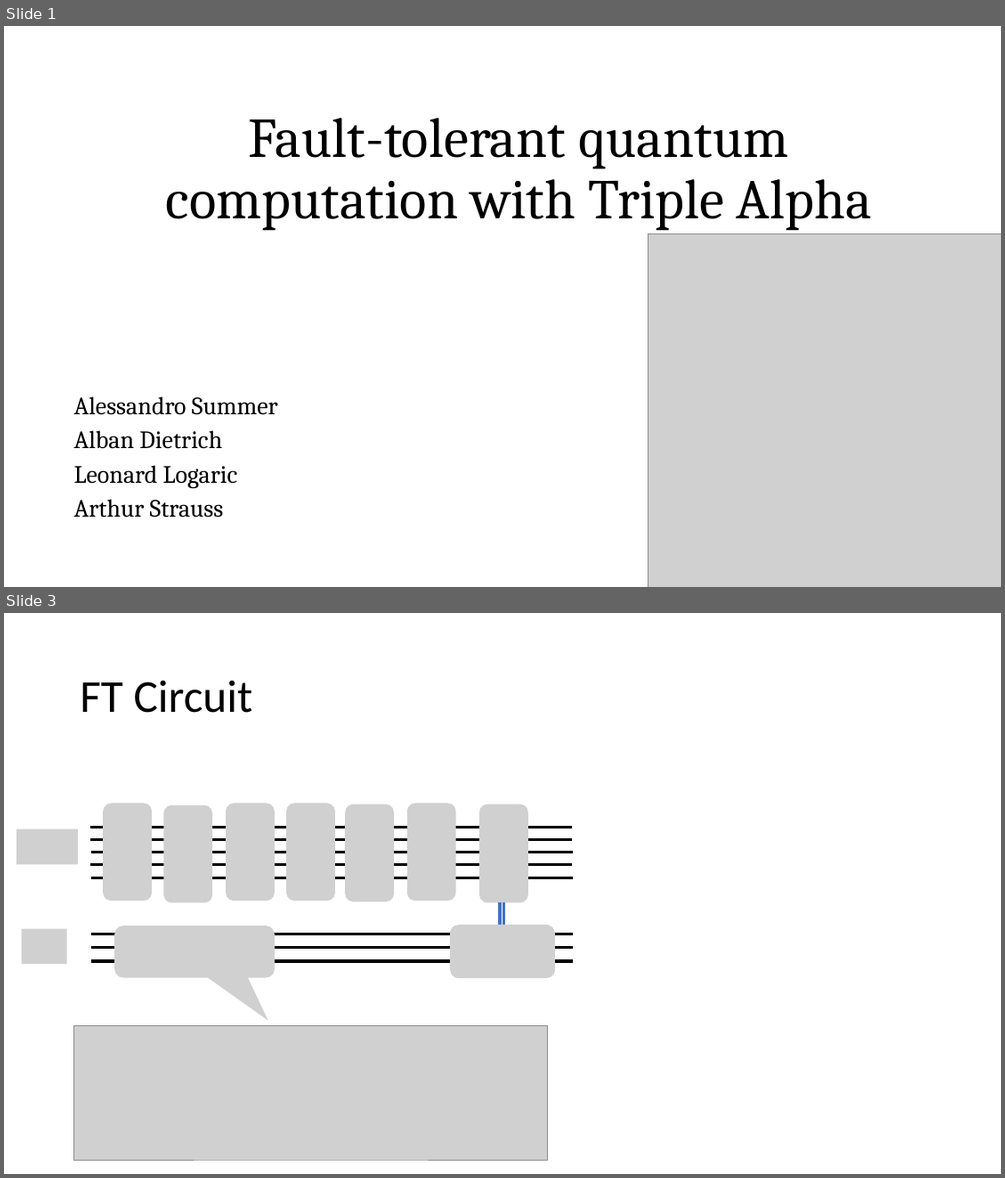
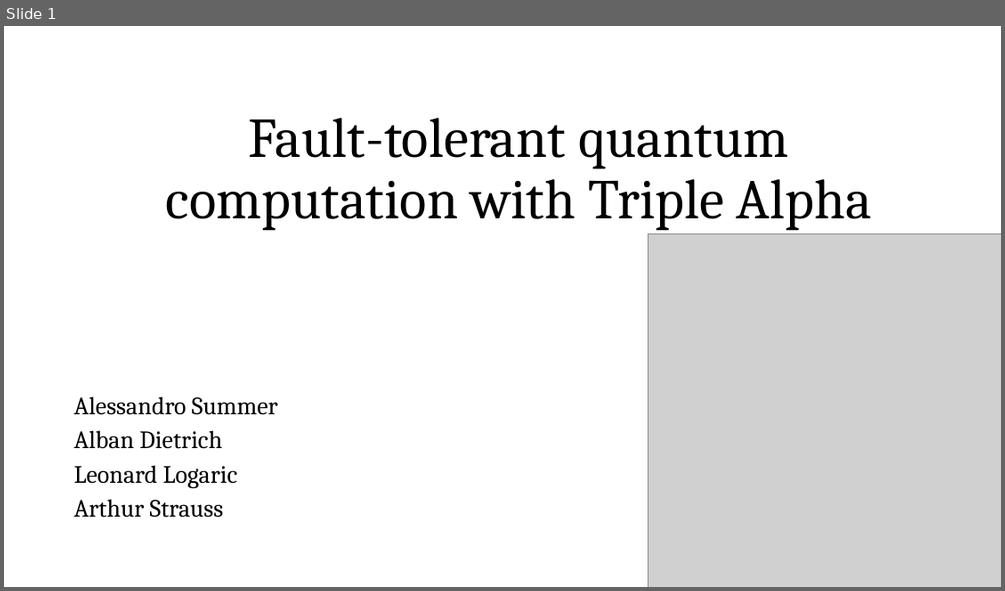
Before and after one commit to Alban999/Horizon_Quantum_Hackaton, a slide deck: Presentation.pptx. Shown one above the other, each under a label of ours: slides 1 and 3 before the commit, slide 1 after it; the slides between them are not shown. The pictures are 1005x1178 and 1005x591 pixels, drawn with LibreOffice and Linux fonts; fonts in the diff are those of the drawing; grey boxes stand for pictures. Boxes give left, top, right and bottom in pixels: in the first picture for what was removed or moved away, otherwise in the second. Text is boxed around its words. In the diff, an @@ line names an element or a change of style, - is before the commit and + after.

```diff
--- a/Presentation.pptx
+++ b/Presentation.pptx
@@ slide 3 removed at (4,613,1001,1174), background #FFFFFF @@
@@ title removed at (80,680,253,713) @@
-FT Circuit
@@ picture removed at (103,803,152,900) @@
@@ picture removed at (164,805,212,903) @@
@@ picture removed at (226,803,275,900) @@
@@ picture removed at (287,803,335,900) @@
@@ picture removed at (345,804,394,902) @@
@@ picture removed at (407,803,455,900) @@
@@ picture removed at (479,804,528,903) @@
@@ picture removed at (16,829,78,864) @@
@@ line removed from (90, 827) to (573, 827) @@
@@ line removed from (90, 840) to (573, 840) @@
@@ line removed from (91, 852) to (573, 852) @@
@@ line removed from (90, 864) to (573, 864) @@
@@ line removed from (91, 877) to (573, 877) @@
@@ line removed from (500, 903) to (500, 936) @@
@@ line removed from (503, 903) to (503, 936) @@
@@ picture removed at (21,929,67,964) @@
@@ picture removed at (114,925,275,978) @@
@@ picture removed at (450,925,554,979) @@
@@ line removed from (91, 933) to (573, 933) @@
@@ line removed from (91, 948) to (573, 948) @@
@@ line removed from (91, 961) to (573, 961) @@
@@ picture removed at (74,1025,549,1159) @@
```
Also in this commit, not shown: 1 slide changed, 4 slides added.
